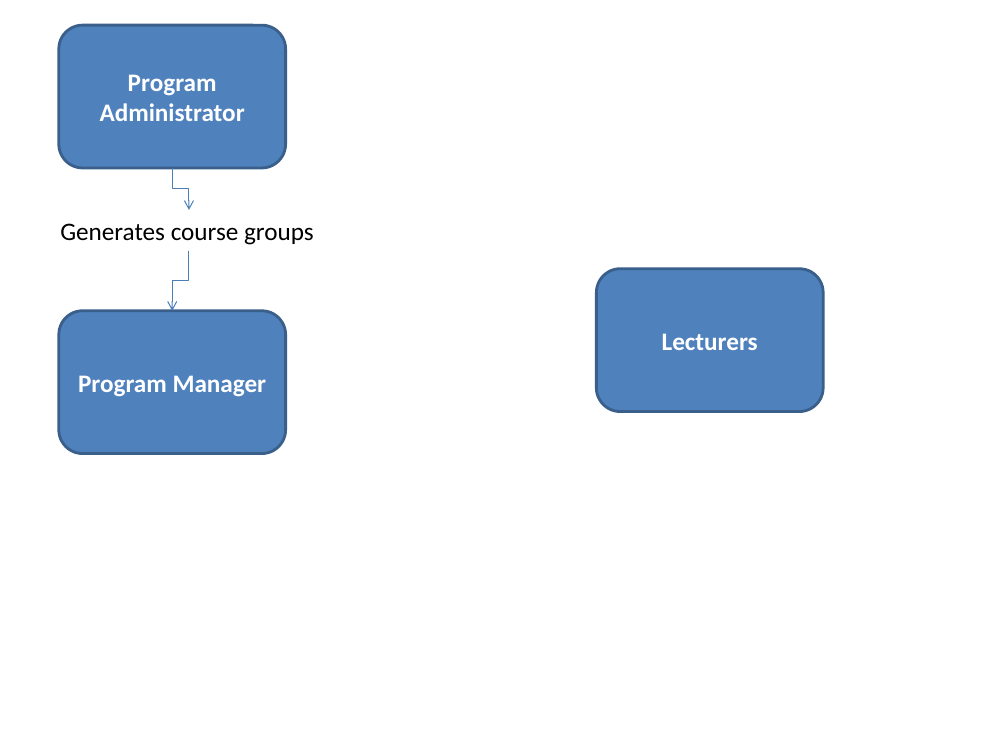
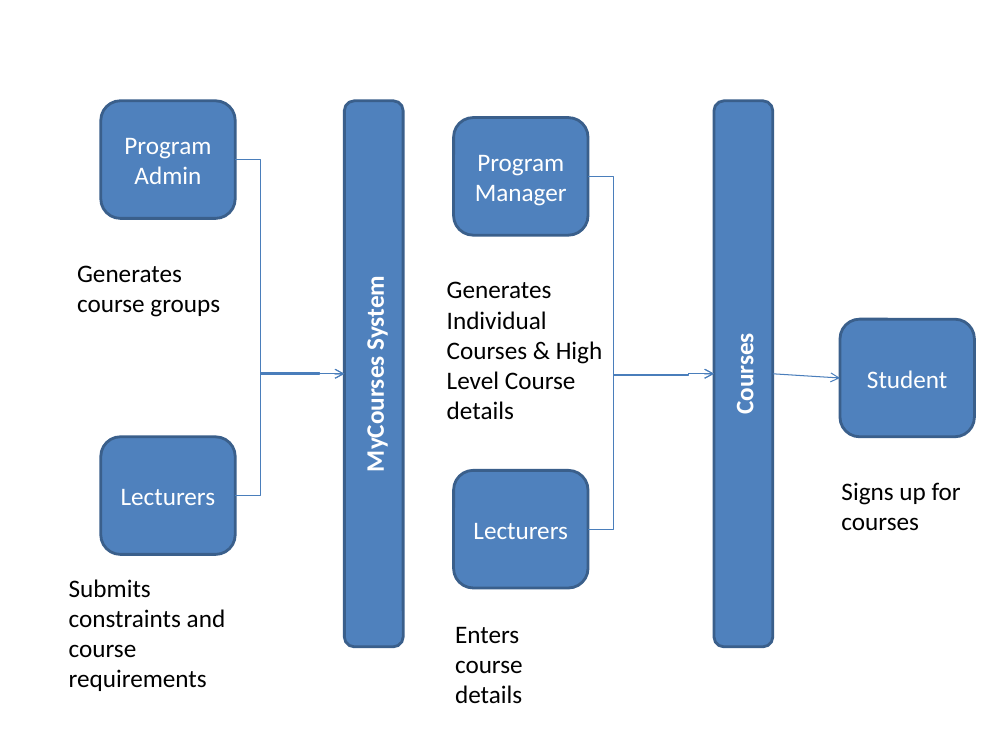
Before and after one commit to bpross/MyCourses-Scheduler, a slide deck: slide 1 of docs/Flow diagram.pptx. Drawn at 1008x756 pixels with LibreOffice and Linux fonts; fonts in the diff are those of the drawing. Boxes give left, top, right and bottom in pixels: in the first picture for what was removed or moved away, otherwise in the second. Text is boxed around its words. In the diff, an @@ line names an element or a change of style, - is before the commit and + after.

```diff
--- a/docs/Flow diagram.pptx
+++ b/docs/Flow diagram.pptx
@@ rounded rectangle "Program Admin": place and size @@
-rounded rectangle "Program Admin" at (58, 25, 285, 168)
+rounded rectangle "Program Admin" at (101, 101, 235, 219)
@@ rounded rectangle added at (345, 101, 403, 647), fill #4F81BD, outline #3A5F8C 2 pt, 18 pt, text #FFFFFF, bold @@
+MyCourses System
@@ rounded rectangle "Program Manager": place and size @@
-rounded rectangle "Program Manager" at (58, 310, 285, 454)
+rounded rectangle "Program Manager" at (454, 118, 588, 236)
@@ rounded rectangle "Program Manager" at (454, 118, 588, 236): bold off @@
@@ rounded rectangle added at (715, 101, 773, 647), fill #4F81BD, outline #3A5F8C 2 pt, 18 pt, text #FFFFFF, bold @@
+Courses
@@ text in rounded rectangle at (124, 138, 211, 184): text changed; bold off @@
-Program Administrator
+Program Admin
@@ elbow arrow removed from (172, 168) to (188, 210) @@
@@ elbow arrow moved from (188, 251) - (172, 310) to (235, 159) - (345, 374) @@
@@ elbow arrow added from (588, 176) to (714, 374), #4B7EBC 0.75 pt @@
@@ text "Generates course groups" rewrapped from (60, 223, 314, 245) to (77, 265, 220, 317) @@
@@ text added at (447, 281, 603, 420), 18 pt, text #000000 @@
+Generates Individual Courses & High Level Course details
@@ rounded rectangle added at (840, 320, 974, 437), fill #4F81BD, outline #3A5F8C 2 pt, 18 pt, text #FFFFFF @@
+Student
@@ elbow arrow added from (235, 496) to (345, 374), #4B7EBC 0.75 pt @@
@@ elbow arrow added from (588, 529) to (714, 374), #4B7EBC 0.75 pt @@
@@ arrow added from (773, 374) to (840, 378), #4B7EBC 0.75 pt @@
@@ rounded rectangle "Lecturers" at (101, 436, 235, 554): bold off @@
@@ rounded rectangle "Lecturers": place and size @@
-rounded rectangle "Lecturers" at (597, 269, 824, 412)
+rounded rectangle "Lecturers" at (101, 436, 235, 554)
@@ rounded rectangle added at (454, 471, 588, 589), fill #4F81BD, outline #3A5F8C 2 pt, 18 pt, text #FFFFFF @@
+Lecturers
@@ text added at (841, 482, 961, 531), 18 pt, text #000000 @@
+Signs up for courses
@@ text added at (69, 579, 226, 691), 18 pt, text #000000 @@
+Submits constraints and course requirements
@@ text added at (455, 626, 523, 703), 18 pt, text #000000 @@
+Enters course details
```
